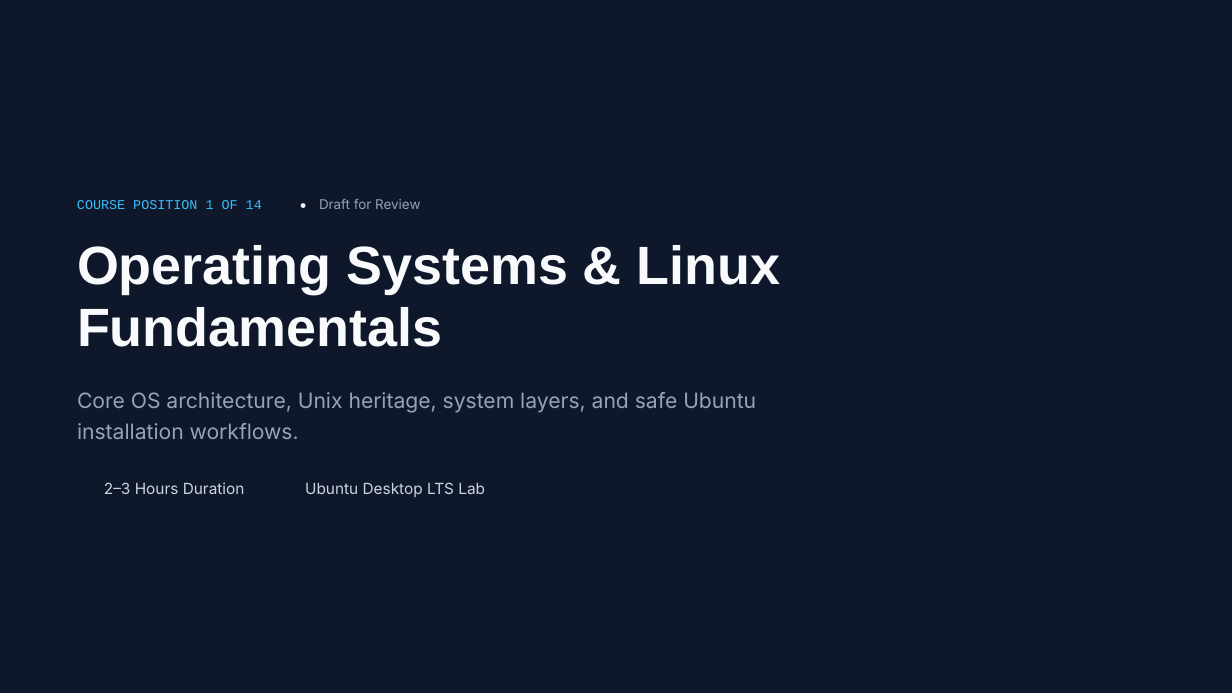
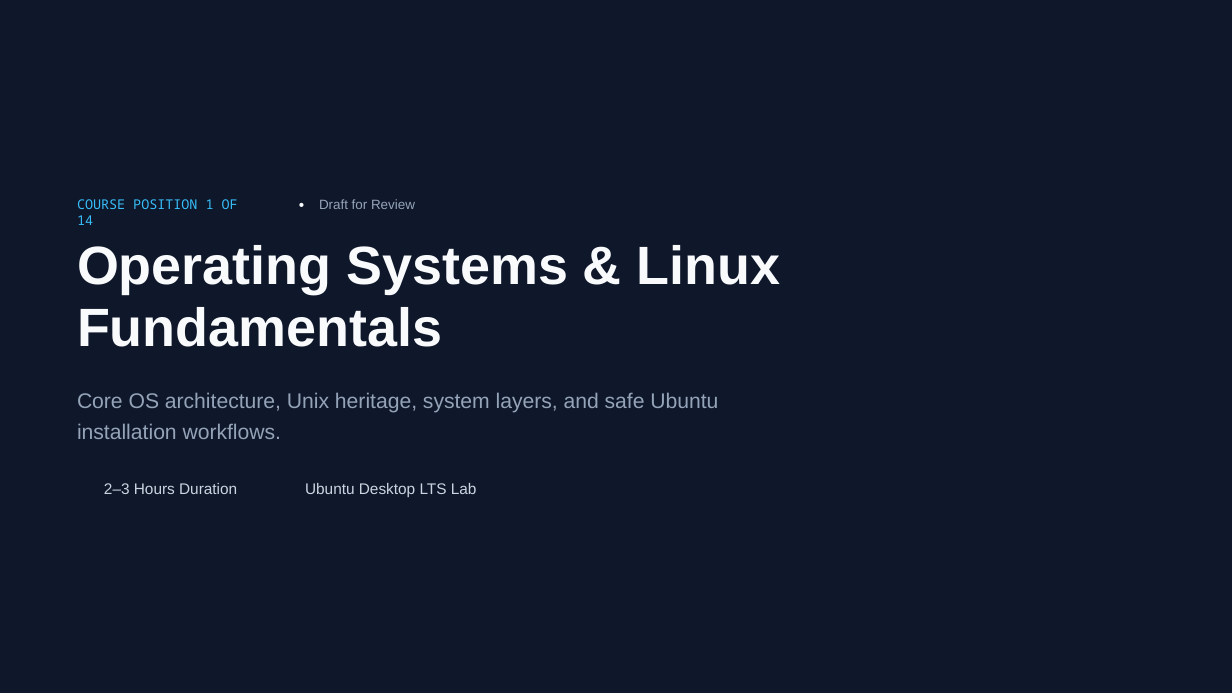
Before and after one commit to flybfree/Linux_Introduction_recovered, a slide deck: slide 1 of Presentation/Lesson 1_ Operating Systems and Linux Fundamentals.pptx. Drawn at 1232x693 pixels with LibreOffice and Linux fonts; fonts in the diff are those of the drawing; background and template pictures are left out. Boxes give left, top, right and bottom in pixels: in the first picture for what was removed or moved away, otherwise in the second. Text is boxed around its words. In the diff, an @@ line names an element or a change of style, - is before the commit and + after.

Commit message:
Repair fonts in remaining Linux lesson presentations

```diff
--- a/Presentation/Lesson 1_ Operating Systems and Linux Fundamentals.pptx
+++ b/Presentation/Lesson 1_ Operating Systems and Linux Fundamentals.pptx
@@ text "COURSE POSITION 1 OF 14" at [77, 199, 238, 225]: font Courier New to Noto Sans Mono @@
@@ font Inter to Arial in 5 elements at [77, 392, 718, 439], [319, 199, 415, 209], [305, 483, 477, 497], [104, 483, 237, 494], [299, 195, 304, 213] @@
```
Also in this commit, not shown: 16 other slides changed, 2 slides added, 7 other files.
